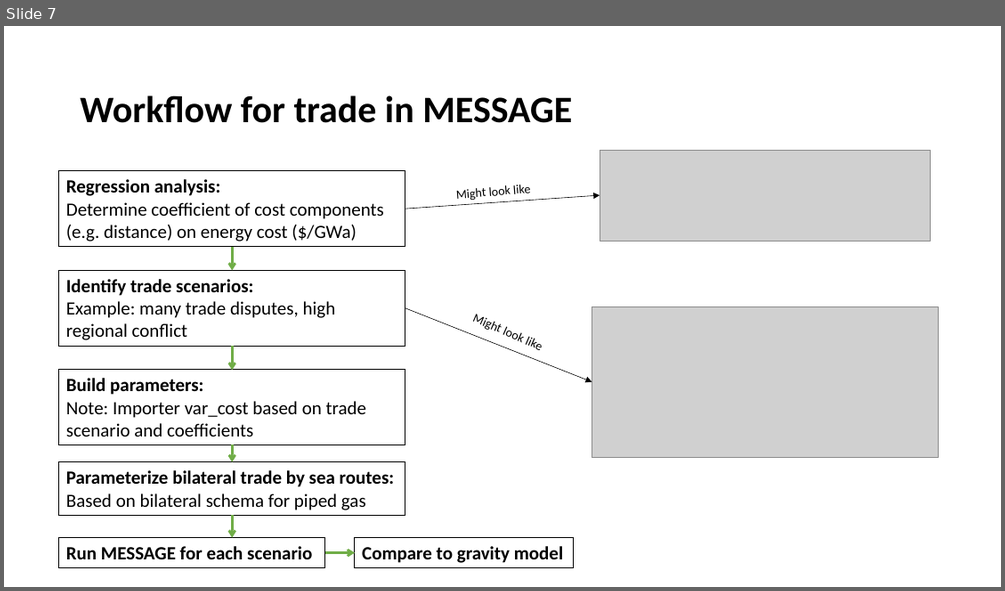
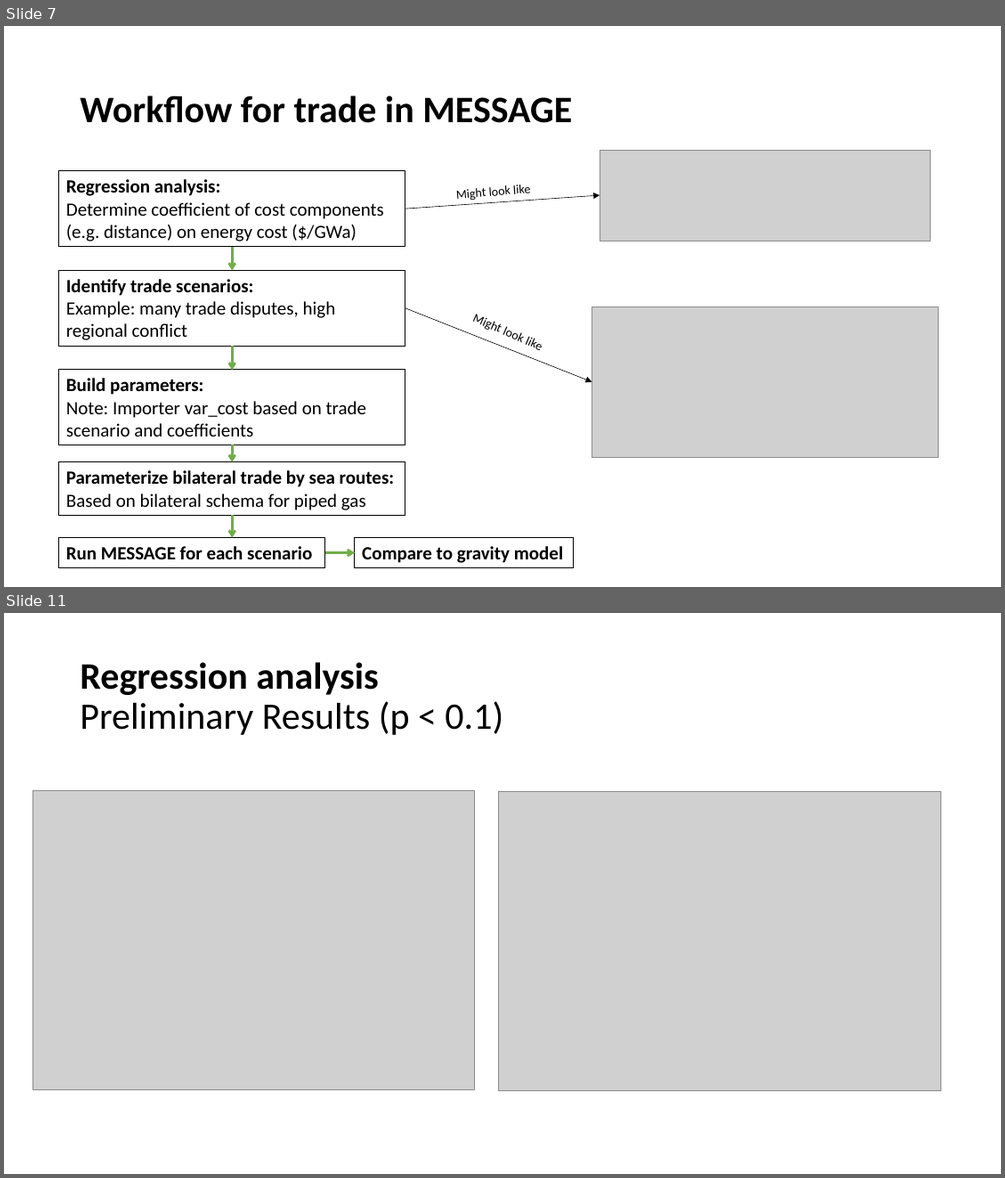
Before and after one commit to junukitashepard/message_trade, a slide deck: presentations/Update_2019-07-2.pptx. Shown one above the other, each under a label of ours: slide 7 before the commit, slides 7 and 11 after it; the slides between them are not shown. The pictures are 1005x591 and 1005x1178 pixels, drawn with LibreOffice and Linux fonts; fonts in the diff are those of the drawing; grey boxes stand for pictures. Boxes give left, top, right and bottom in pixels: in the first picture for what was removed or moved away, otherwise in the second. Text is boxed around its words. In the diff, an @@ line names an element or a change of style, - is before the commit and + after.

```diff
--- a/presentations/Update_2019-07-2.pptx
+++ b/presentations/Update_2019-07-2.pptx
@@ slide 11 added at (x1=4, y1=613, x2=1001, y2=1174), background #FFFFFF @@
@@ title added at (x1=80, y1=662, x2=503, y2=735), 36 pt, text #000000 @@
+Regression analysis
+Preliminary Results (p < 0.1)
@@ picture added at (x1=33, y1=791, x2=474, y2=1090) @@
@@ picture added at (x1=499, y1=791, x2=942, y2=1090) @@
```
Also in this commit, not shown: 4 slides changed, 2 other slides added, 2 slides removed, 25 other files.
